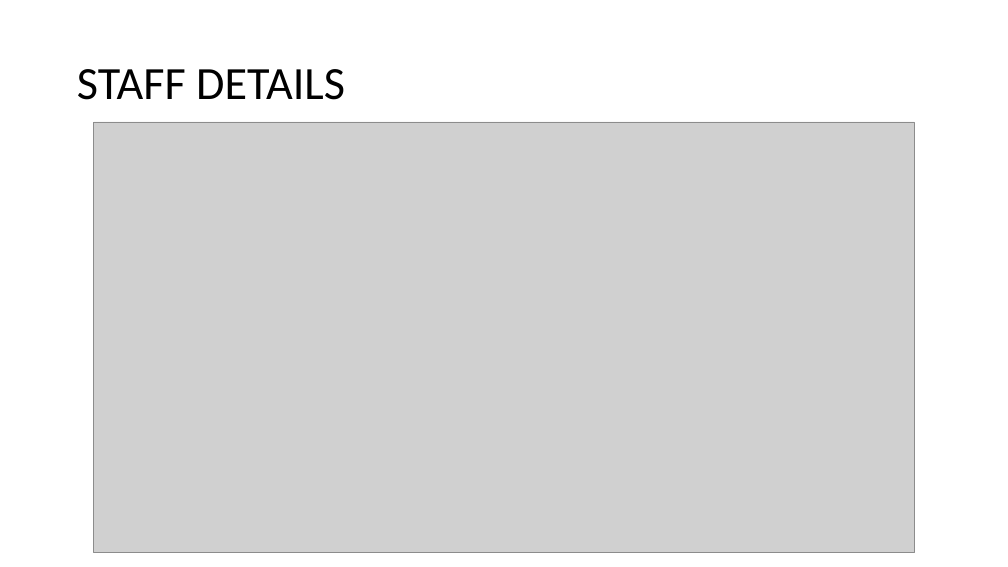
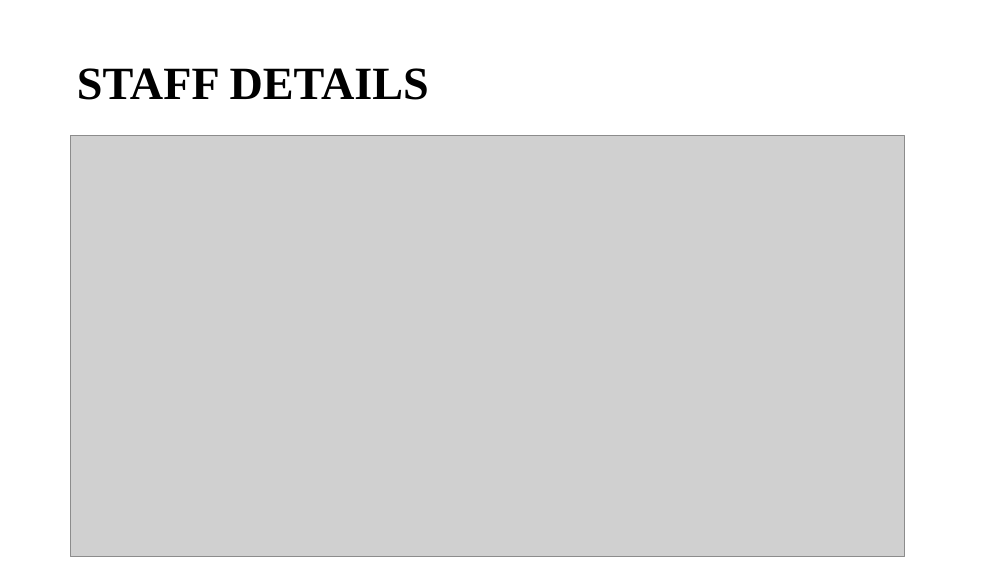
Before and after one commit to MSPVLPolytechnicCollege/Academic-Planner, a slide deck: slide 21 of review I.pptx. Drawn at 1008x567 pixels with LibreOffice and Linux fonts; fonts in the diff are those of the drawing; grey boxes stand for pictures. Boxes give left, top, right and bottom in pixels: in the first picture for what was removed or moved away, otherwise in the second. Text is boxed around its words. In the diff, an @@ line names an element or a change of style, - is before the commit and + after.

```diff
--- a/review I.pptx
+++ b/review I.pptx
@@ title "STAFF DETAILS" at [77, 68, 429, 100]: font Calibri to Times New Roman, bold on @@
@@ picture: place and size @@
-picture at [94, 122, 914, 553]
+picture at [70, 135, 905, 557]
```
Also in this commit, not shown: 3 other slides changed, 8 slides added, 7 slides removed.
